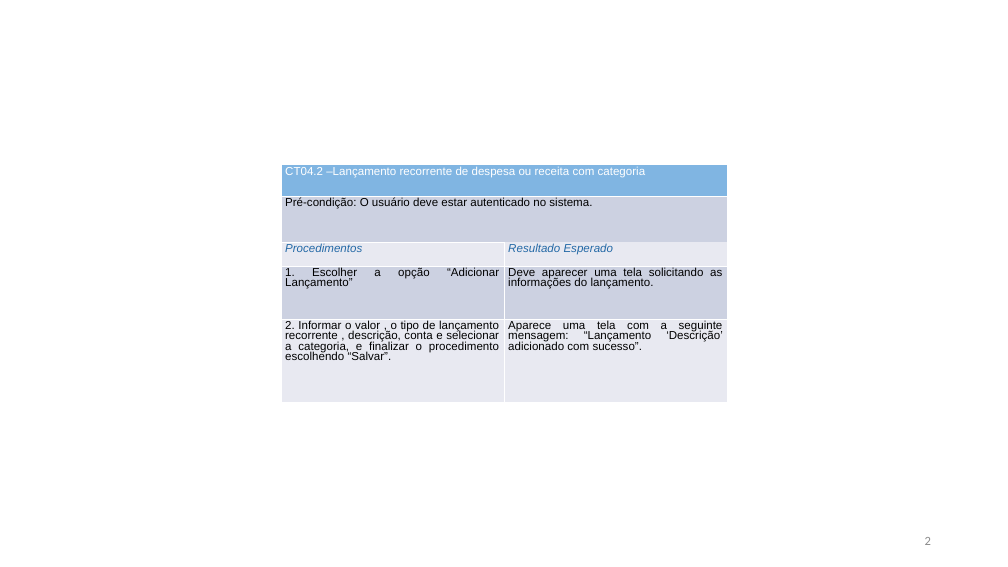
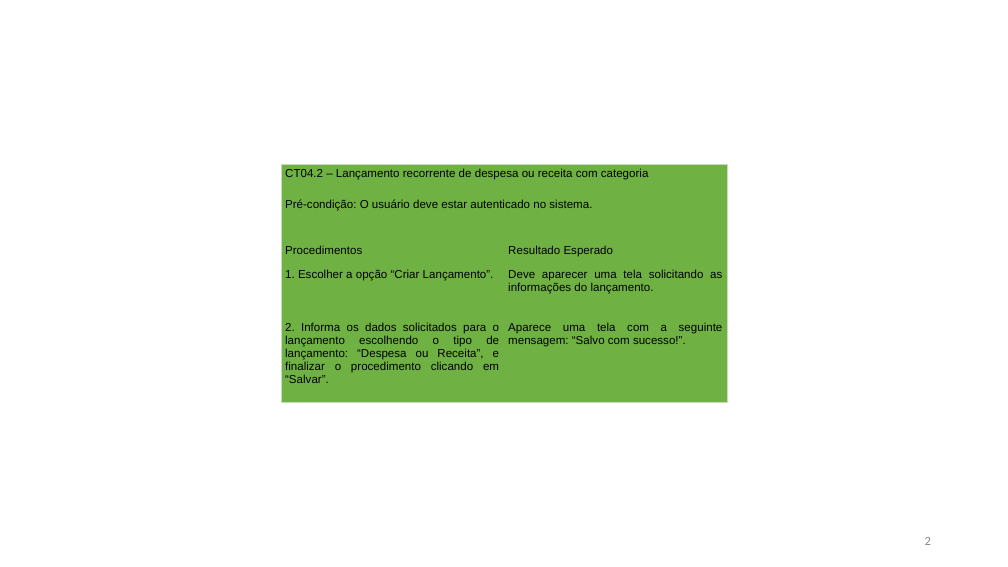
Before and after one commit to evertonschuster/GestaoFinancaPessoal, a slide deck: slide 2 of GestaoFinancaPessoal/GestaoFinancaPessoal/Documentos/Entrega-02/TestesAceitaçãoUS04.pptx. Drawn at 1008x567 pixels with LibreOffice and Linux fonts; fonts in the diff are those of the drawing. Boxes give left, top, right and bottom in pixels: in the first picture for what was removed or moved away, otherwise in the second. Text is boxed around its words. In the diff, an @@ line names an element or a change of style, - is before the commit and + after.

```diff
--- a/GestaoFinancaPessoal/GestaoFinancaPessoal/Documentos/Entrega-02/TestesAceitaçãoUS04.pptx
+++ b/GestaoFinancaPessoal/GestaoFinancaPessoal/Documentos/Entrega-02/TestesAceitaçãoUS04.pptx
@@ table at box(281, 165, 727, 403) @@
-row 1, column 1: CT04.2 –Lançamento recorrente de despesa ou receita com categoria
+row 1, column 1: CT04.2 – Lançamento recorrente de despesa ou receita com categoria
-row 4, column 1: 1. Escolher a opção “Adicionar Lançamento”
+row 4, column 1: 1. Escolher a opção “Criar Lançamento”.
-row 5, column 1: 2. Informar o valor , o tipo de lançamento recorrente , descrição, conta e selecionar a categoria, e finalizar o procedimento escolhendo “Salvar”.
+row 5, column 1: 2. Informa os dados solicitados para o lançamento escolhendo o tipo de lançamento: “Despesa ou Receita”, e finalizar o procedimento clicando em “Salvar”.
-row 5, column 2: Aparece uma tela com a seguinte mensagem: “Lançamento ‘Descrição’ adicionado com sucesso”.
+row 5, column 2: Aparece uma tela com a seguinte mensagem: “Salvo com sucesso!”.
@@ fill #80B5E2 to none in row 1, column 1 @@
@@ fill #CCD1E1 to none in 3 cells @@
@@ fill #E8E9F1 to none in 4 cells @@
@@ text colour #2469A6 to #000000, italic off in "Procedimentos", "Resultado Esperado" @@
@@ line spacing 0.8 to 1 @@
@@ borders changed @@
```
Also in this commit, not shown: 8 other slides changed.
